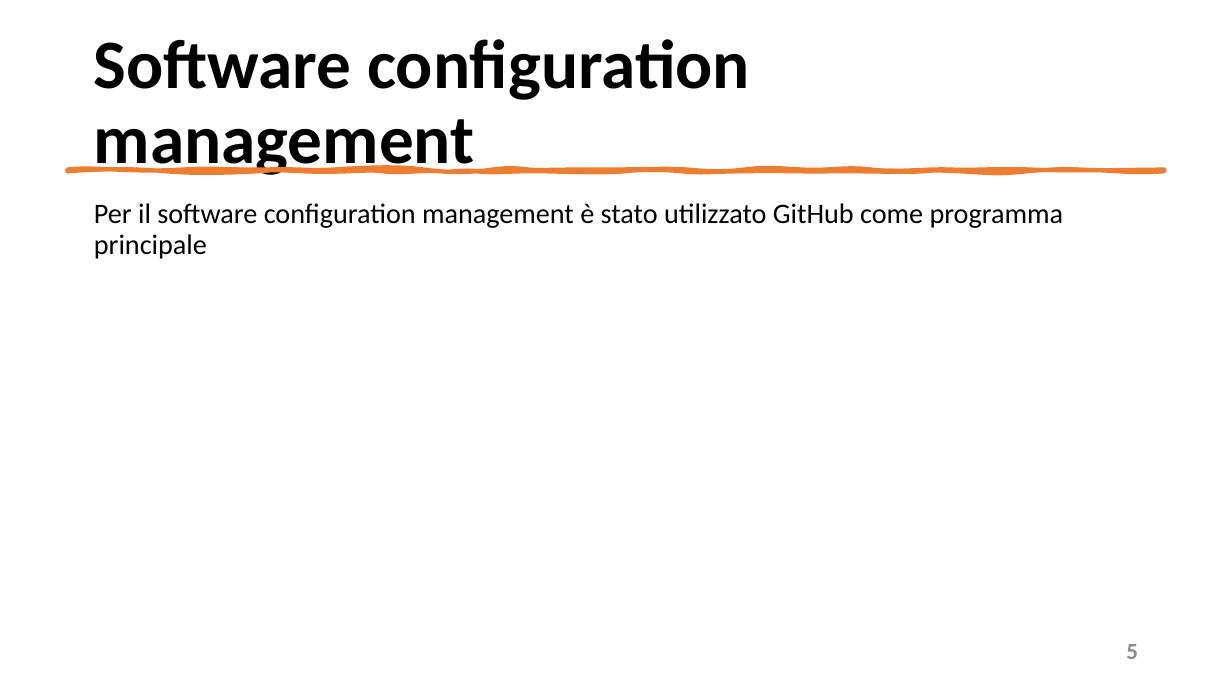
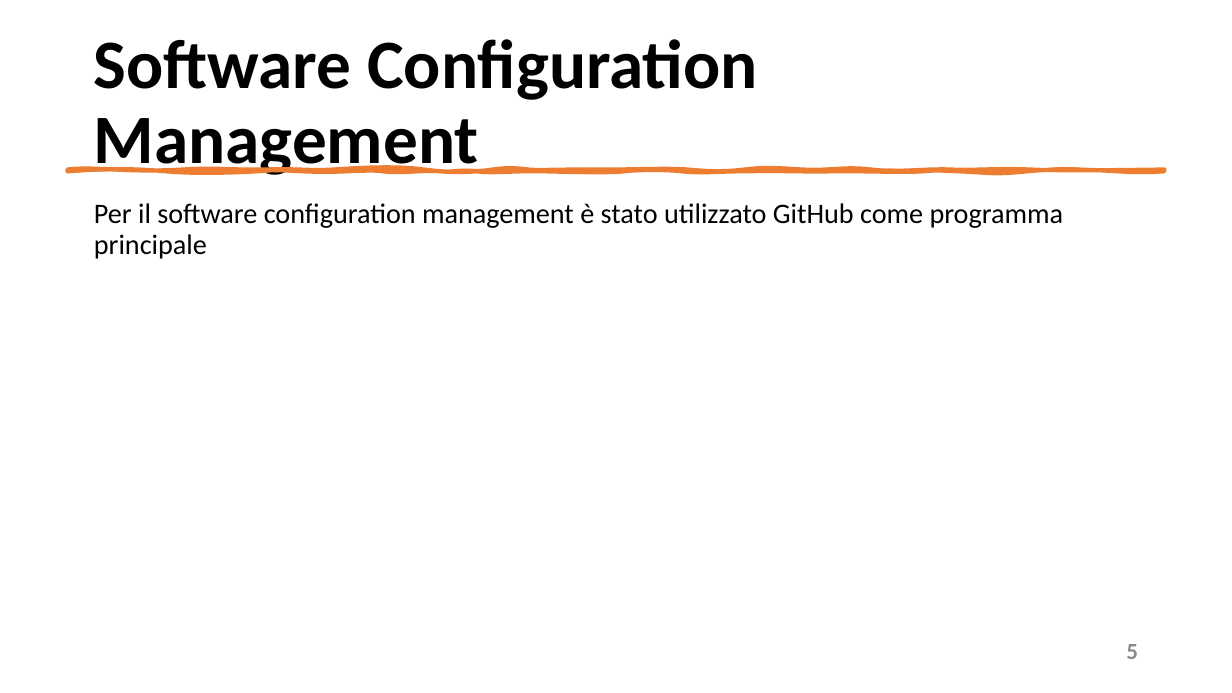
Before and after one commit to mangilimatteo/Progetto_Ingegneria_Software_Cattaneo_Mangili_Saini, a slide deck: slide 5 of Presentazione_Progetto.pptx. Drawn at 1232x693 pixels with LibreOffice and Linux fonts; fonts in the diff are those of the drawing. Boxes give left, top, right and bottom in pixels: in the first picture for what was removed or moved away, otherwise in the second. Text is boxed around its words. In the diff, an @@ line names an element or a change of style, - is before the commit and + after.

```diff
--- a/Presentazione_Progetto.pptx
+++ b/Presentazione_Progetto.pptx
@@ title at [94,39,758,175]: text changed @@
-Software configuration management
+Software Configuration Management
```
Also in this commit, not shown: 3 other slides changed.
